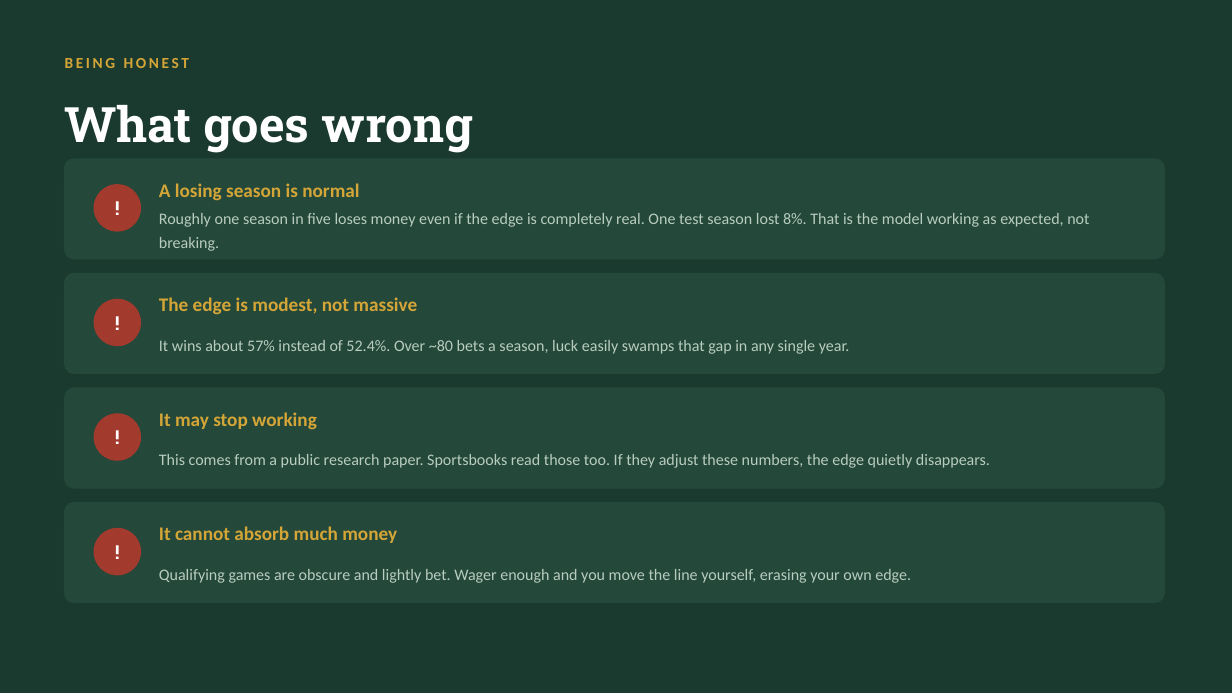
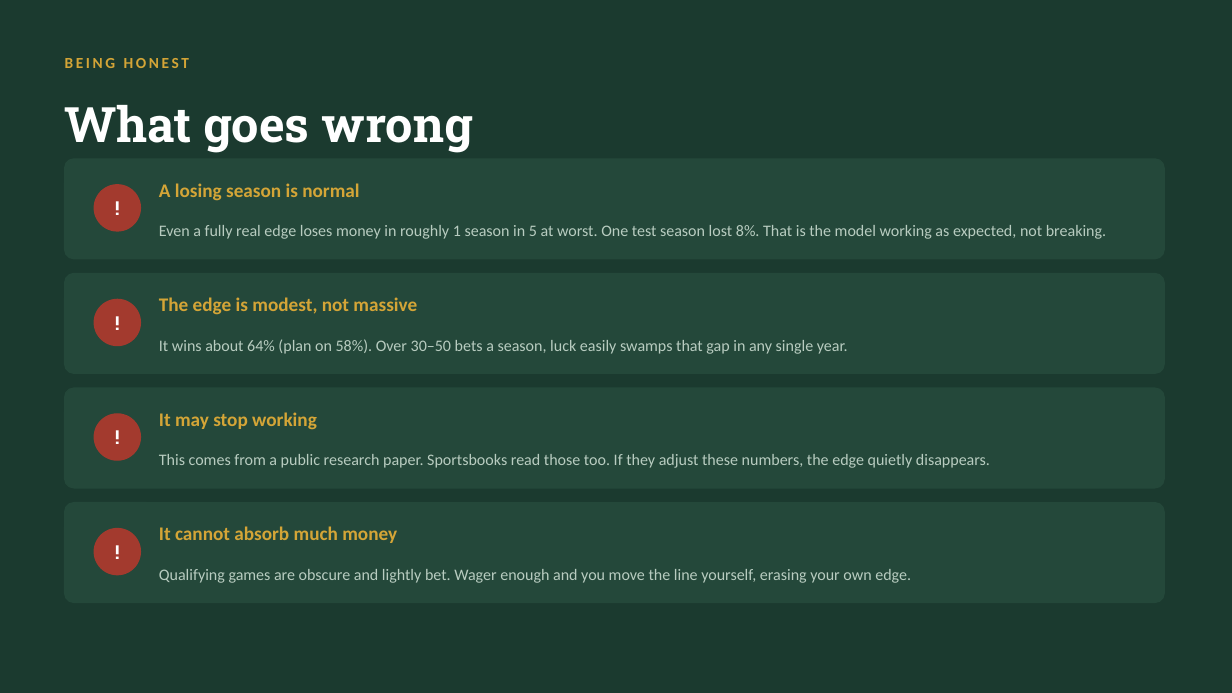
Before and after one commit to bmckelvey11/over-zero, a slide deck: slide 14 of docs/floor-bias-strategy.pptx. Drawn at 1232x693 pixels with LibreOffice and Linux fonts; fonts in the diff are those of the drawing. Boxes give left, top, right and bottom in pixels: in the first picture for what was removed or moved away, otherwise in the second. Text is boxed around its words. In the diff, an @@ line names an element or a change of style, - is before the commit and + after.

```diff
--- a/docs/floor-bias-strategy.pptx
+++ b/docs/floor-bias-strategy.pptx
@@ text at (159,225,1106,239): text changed @@
-Roughly one season in five loses money even if the edge is completely real. One test season lost 8%. That is the model working as expected, not breaking.
+Even a fully real edge loses money in roughly 1 season in 5 at worst. One test season lost 8%. That is the model working as expected, not breaking.
@@ text at (159,339,848,354): text changed @@
-It wins about 57% instead of 52.4%. Over ~80 bets a season, luck easily swamps that gap in any single year.
+It wins about 64% (plan on 58%). Over 30–50 bets a season, luck easily swamps that gap in any single year.
```
Also in this commit, not shown: 8 other slides changed, 2 other files.
